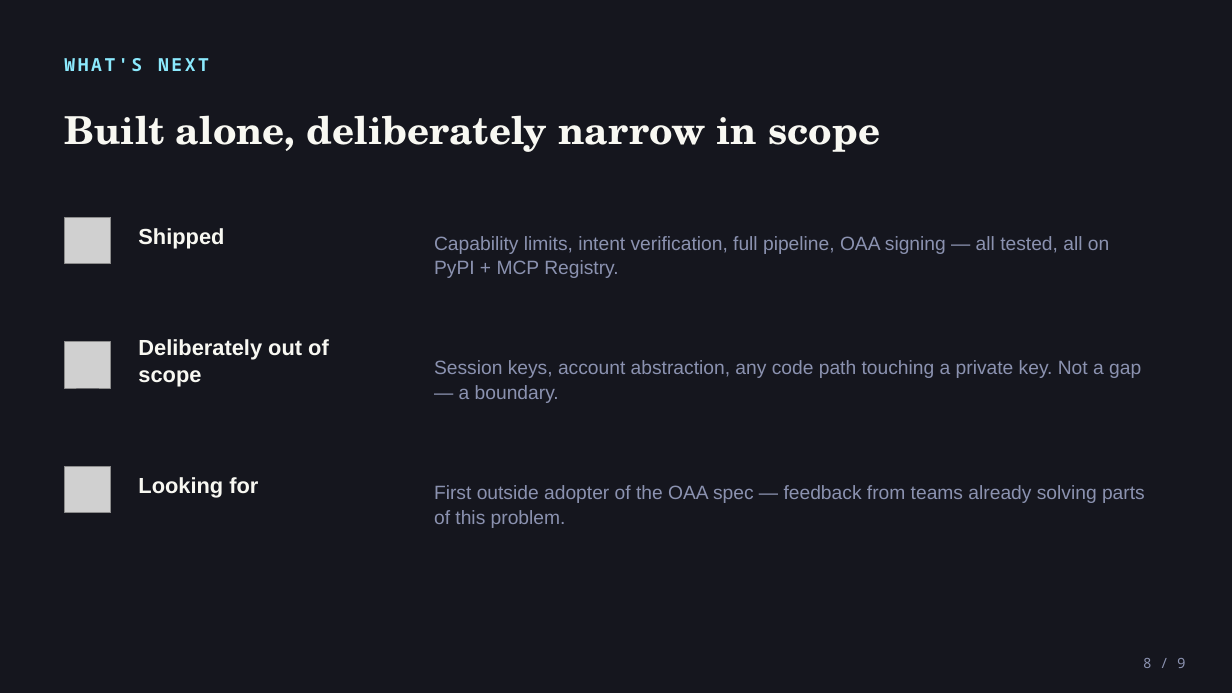
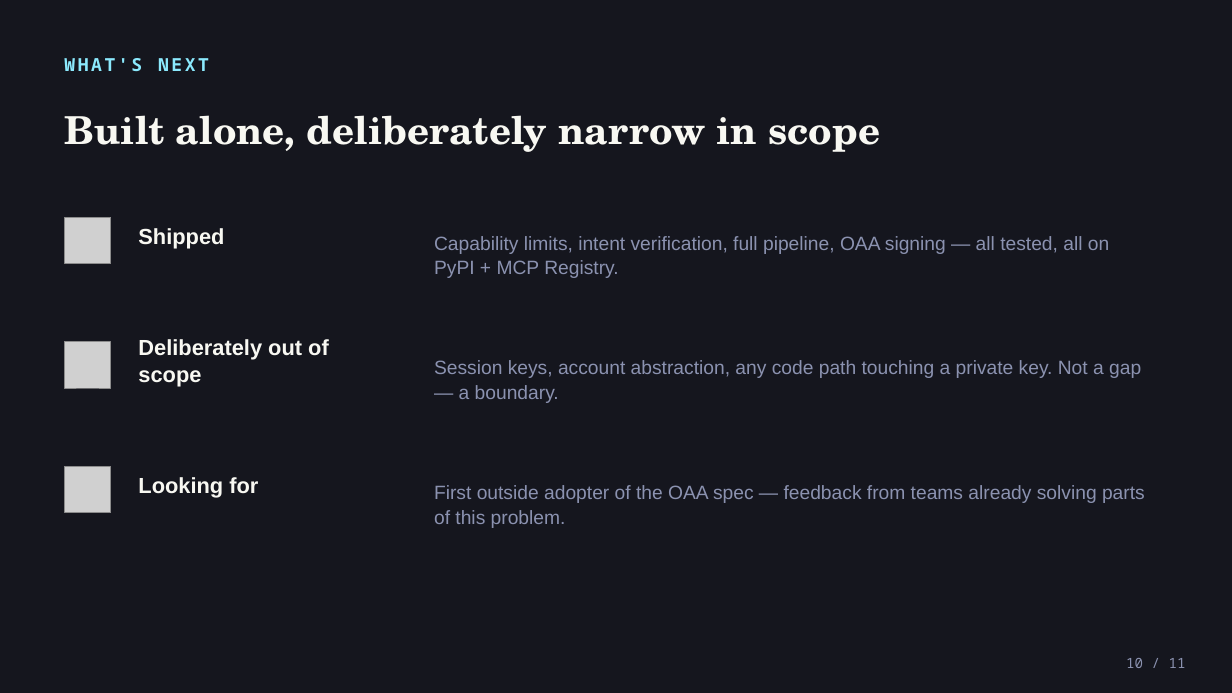
Before and after one commit to rudimentall1/agentic-wallet-guardian-v3, a slide deck: slide 10 of presentations/agentic-wallet-guardian-chainhack.pptx (slide 8 before the commit). Drawn at 1232x693 pixels with LibreOffice and Linux fonts; fonts in the diff are those of the drawing; grey boxes stand for pictures. Boxes give left, top, right and bottom in pixels: in the first picture for what was removed or moved away, otherwise in the second. Text is boxed around its words. In the diff, an @@ line names an element or a change of style, - is before the commit and + after.

```diff
--- a/presentations/agentic-wallet-guardian-chainhack.pptx
+++ b/presentations/agentic-wallet-guardian-chainhack.pptx
@@ text at <box>1126,658,1186,668</box>: text changed @@
-8 / 9
+10 / 11
```
Also in this commit, not shown: 6 other slides changed, 2 slides added.
